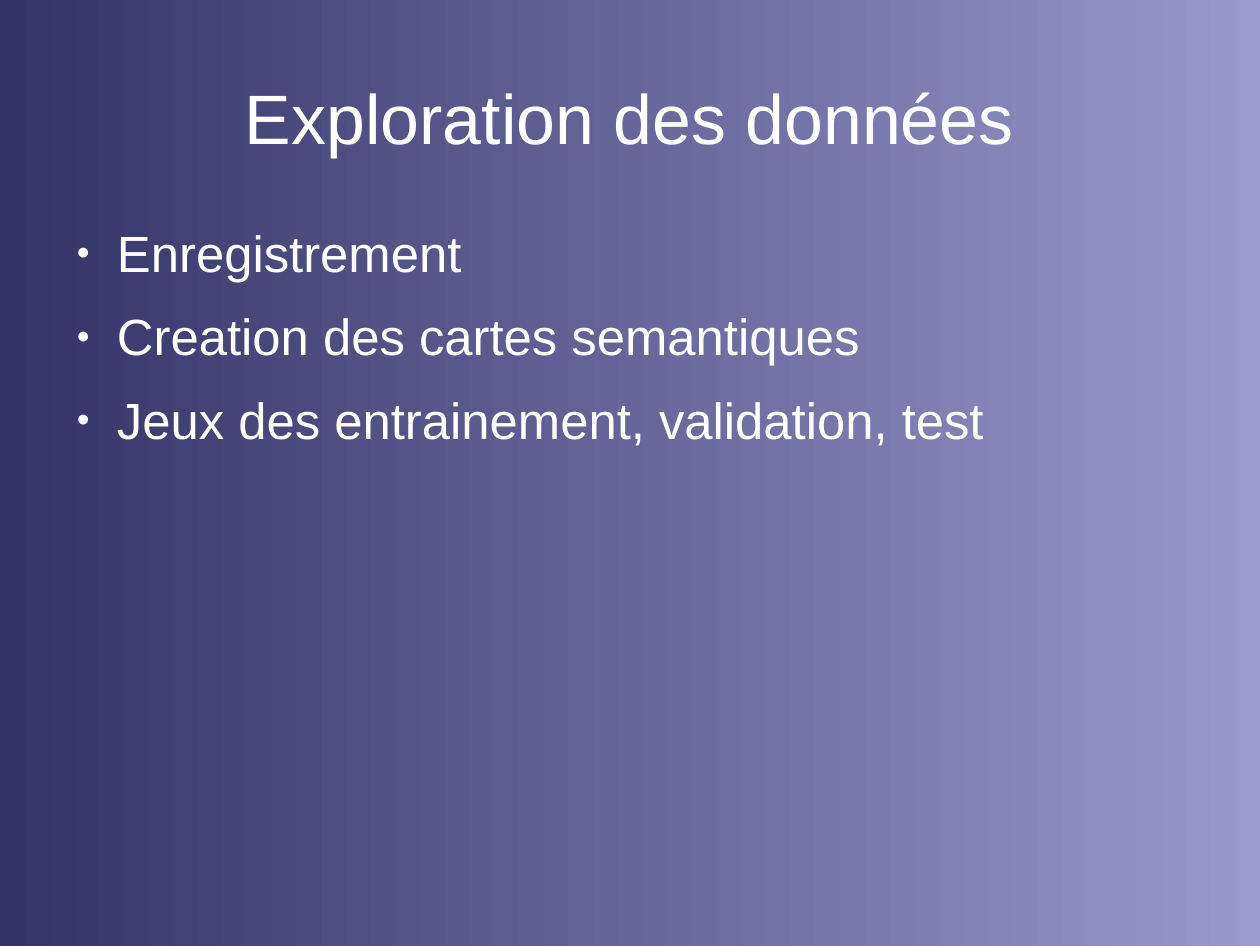
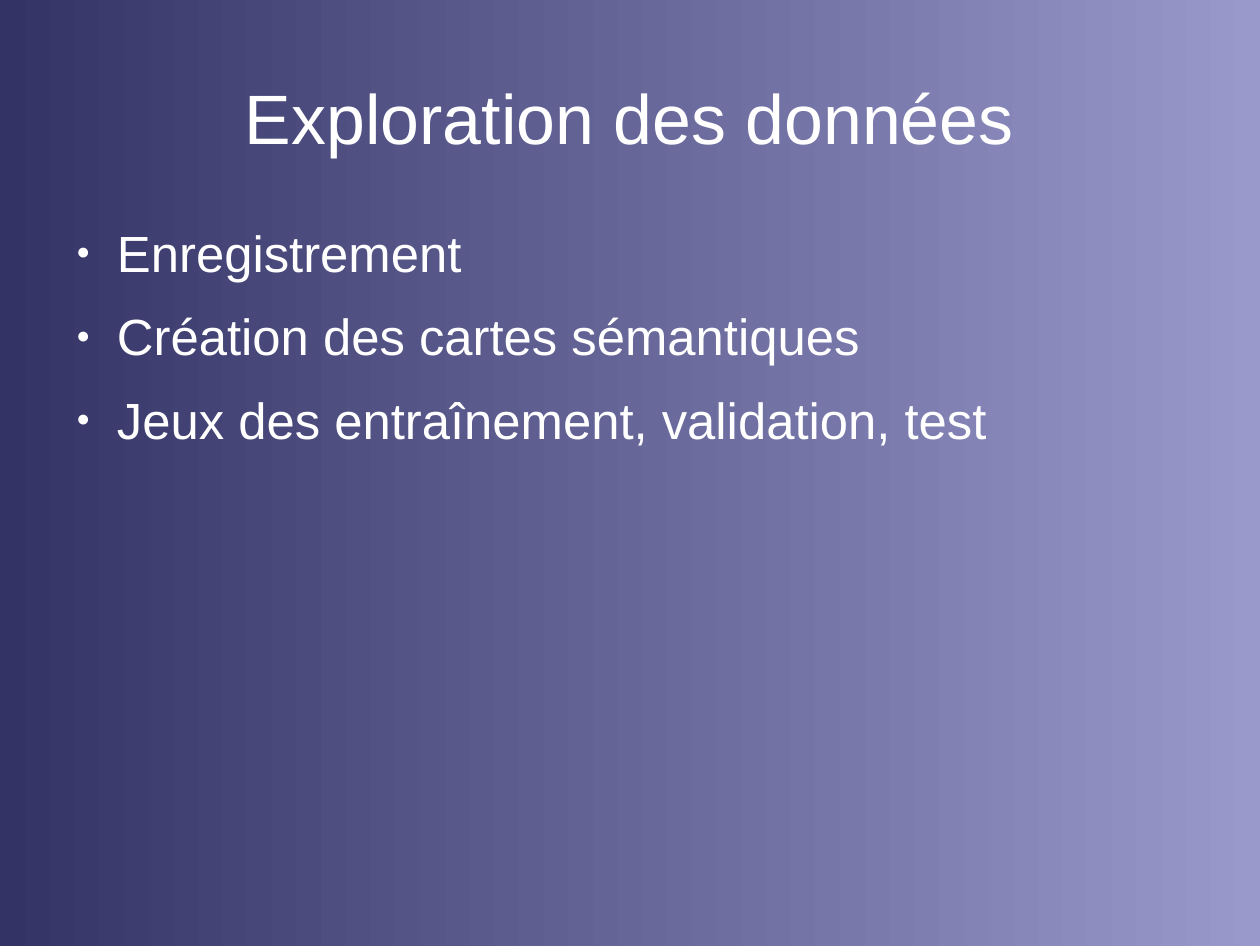
Before and after one commit to opsabarsec/Computer-vision-for-self-driving-cars, a slide deck: slide 4 of documentation/P7_presentation.odp. Drawn at 1260x946 pixels with LibreOffice and Linux fonts; fonts in the diff are those of the drawing. Boxes give left, top, right and bottom in pixels: in the first picture for what was removed or moved away, otherwise in the second. Text is boxed around its words. In the diff, an @@ line names an element or a change of style, - is before the commit and + after.

```diff
--- a/documentation/P7_presentation.odp
+++ b/documentation/P7_presentation.odp
@@ text at <box>117,317,987,446</box>: text changed @@
-● Creation des cartes semantiques
-● Jeux des entrainement, validation, test
+● Création des cartes sémantiques
+● Jeux des entraînement, validation, test
```
Also in this commit, not shown: 3 other slides changed, 5 slides added, 3 slides removed, 4 other files.
